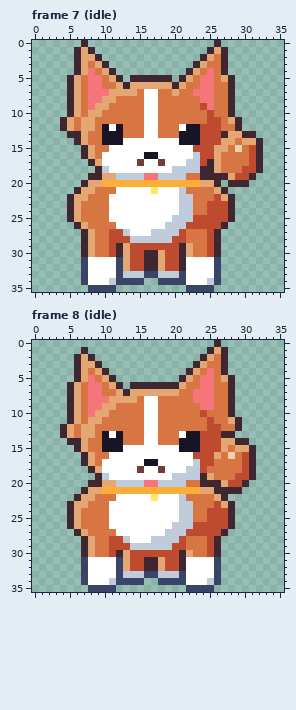
Two states of a pixel-art file, art/minis/other-dog@75.aseprite. This is how it looked before the edit.
42x42 pixels, 8 frames. Shown: frame 7 (idle), frame 8 (idle). The old version is drawn lined up with the new one, on the new canvas. The commit also changed other frames, which this record leaves out.
New version:
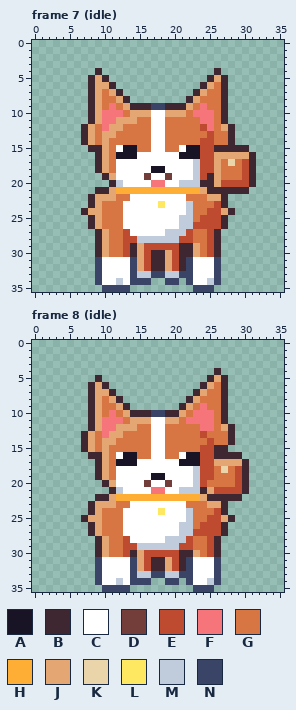
Palette (. is transparent): A #181425  B #3e2731  C #ffffff  D #733e39  E #be4a2f  F #f6757a  G #d77643  H #feae34  J #e4a672  K #ead4aa  L #fee761  M #c0cbdc  N #3a4466
What changed:
canvas 42x42 -> 36x36, the old top-left corner now at -4,-6 (the part of the old canvas that was cut away was empty and is not shown)
--- frame 7 (idle)
@@ x 0..35 @@
- 0 .......B..................B.........
- 1 ......BJB................BJB........
- 2 ......BJJB..............BJGB........
- 3 ......BJGJB............BJGGB........
- 4 ......BJFGJB..........BJGFGB........
- 5 .....BJGFFGJB.BBBBBB.BJGFFGJB.......
- 6 .....BJGFFGGJBJJJJJJBJGGFFGGB.......
- 7 .....BJGFFFJJJJGCCGGJGGFFFGGB.......
- 8 .....BJGFFJJGGGGCCGGGGGGFFGGB.......
- 9 .....BJGFJJGGGGGCCGGGGGGEFGGB.......
-10 .....BJGJJGGGGGGCCGGGGGGGEGGB.......
-11 ....BJGJJGGGGGGGCCGGGGGGGEEGJB......
-12 ....BJGJJGACAGGGCCGGGCAAEEEGGB......
-13 .....BBJGGAAAGGGCCGGGAAAEEEBJJBB....
-14 ......BJGGAAACCCCCCCCAAAEEEJJGJJB...
-15 .......BJGGCCCCCCCCCCCCEEEJJGKGEB...
-16 .......BJGCCCCCCAACCCCCMEEJGGGGEB...
-17 ........BJCCCCCDCCDCCCMMEBJGGGGEB...
-18 .........BMCCCCCCCCCMMMMBBJGGGEEB...
-19 ........BBJJMMMMFFMMMMGGBBBBJEEB....
-20 .......BJJHHHHHHHHHHHHHHJJB.BBB.....
-21 ......BJJGGGCCCCCLCCCMGGGGJB........
-22 .....BJJGGGCCCCCCCCCCMMGGGEJB.......
-23 .....BJGGGGCCCCCCCCCCMMGGEEEB.......
-24 .....BJGGGGCCCCCCCCCCMMGGEEEB.......
-25 .....BJGGGGCCCCCCCCCMMMEEEEEB.......
-26 ......BJGGGGCCCCCCCMMMEEEEEB........
-27 .......BJGGEEMCCCMMMMEGGGEB.........
-28 .......BJGGEEEMMMMMMEEGGGEB.........
-29 .......BJGGEBJEEEEEEEBJGGEB.........
-30 .......BJGGEBJEEBBJEEBJGGEB.........
-31 .......NCCCCNJEEBBJEEBCCCCN.........
-32 .......NCCCCNJEEBBJEEBCCCCN.........
-33 .......NCCCCNMMMNNMMMNCCCCN.........
-34 .......NCCCMNNNN..NNNNCCCMN.........
-35 ........NNNN..........NNNN..........
+ 0 ....................................
+ 1 ....................................
+ 2 ....................................
+ 3 ....................................
+ 4 .........B................B.........
+ 5 ........BJB..............BJB........
+ 6 ........BJJB............BJGB........
+ 7 ........BJGJB..........BJGGB........
+ 8 ........BJGGJB........BJGGGB........
+ 9 ........BJGFGJBBBNNBBBJGFGGB........
+10 ........BJFFFGJJJCCJJJGFFFGB........
+11 ........BJFFJJJGGCCGGGGGFFGB........
+12 .......BJGFJJGGGGCCGGGGGEFGJB.......
+13 .......BJGJJGGGGGCCGGGGGGEGGB.......
+14 .......BJGJGGGGGGCCGGGGGEEGGB.......
+15 ........BBJGCAAGGCCGGCAAEEBBBBB.....
+16 .........BJGAAACCCCCCAAAEEJJJJJB....
+17 .........BJGCCCCCCCCCCCMEEJGKGEB....
+18 .........BJGCCCCCAACCCCMEEJGGGEB....
+19 ..........BJCCCCDCCDCCCMEBJGGGEB....
+20 ...........BMCCCCFFCCMMMBBJEEEEB....
+21 .........BBJHHHHHHHHHHHHJBBBBBB.....
+22 ........BJJJGGCCCCCCCCGGGJJB........
+23 ........BJGGGCCCCCLCCCMGGGEB........
+24 .......BJJGGGCCCCCCCCCMGGEEJB.......
+25 ........BJGGGCCCCCCCCMMGEEEB........
+26 ........BJGGGCCCCCCCCMMEEEEB........
+27 .........BJGGECCCCCMMMEGGEB.........
+28 .........BJGGEEMMMMMMEEGGEB.........
+29 .........BJGGEBJEEEEEBBJGEB.........
+30 .........BJGGEBJEBBJEBBJGEB.........
+31 .........NCCCCNJEBBJEBNCCCN.........
+32 .........NCCCCNJEBBJEBNCCCN.........
+33 .........NCCCCNMMNNMMNNCCCN.........
+34 .........NCCMCNNN..NN.NCCMN.........
+35 ..........NNNN.........NNN..........
--- frame 8 (idle)
@@ x 0..35 @@
- 0 ..........................B.........
- 1 .......B.................BJB........
- 2 ......BJB...............BJGB........
- 3 ......BJJB.............BJGGB........
- 4 ......BJGJB...........BJGFGB........
- 5 ......BJFGJB.........BJGFFGJB.......
- 6 .....BJGFFGJB.BBBBBBBJGGFFGGB.......
- 7 .....BJGFFGGJBJJJJJJJGGFFFGGB.......
- 8 .....BJGFFFJJJJGCCGGGGGFFFGGB.......
- 9 .....BJGFFJJGGGGCCGGGGGGFFGGB.......
-10 .....BJGFJJGGGGGCCGGGGGGEGGGB.......
-11 .....BJGJJGGGGGGCCGGGGGGGEGGJB......
-12 ....BJGJJGGGGGGGCCGGGGGGGEEGGB......
-13 ....BJGJJGACAGGGCCGGGCAAEEEBB.......
-14 .....BBJGGAAAGGGCCGGGAAAEEEJJBB.....
-15 ......BJGGAAACCCCCCCCAAAEEEJGJJB....
-16 .......BJGGCCCCCCCCCCCCEEEJGKGEB....
-17 .......BJGCCCCCCAACCCCCMEEGGGGEB....
-18 ........BJCCCCCDCCDCCCMMEGGGGGEB....
-19 .........BMCCCCCCCCCMMMMBJGGGEEB....
-20 ........BBJJMMMMFFMMMMGGBBBJEEB.....
-21 .......BJJHHHHHHHHHHHHHHJJBBBB......
-22 ......BJJGGGCCCCCLCCCMGGGGJB........
-23 .....BJJGGGCCCCCCCCCCMMGGGEJB.......
-24 .....BJGGGGCCCCCCCCCCMMGGEEEB.......
-25 .....BJGGGGCCCCCCCCCCMMGGEEEB.......
-26 .....BJGGGGCCCCCCCCCMMMEEEEEB.......
-27 ......BJGGGGCCCCCCCMMMEEEEEB........
-28 .......BJGGEEMCCCMMMMEGGGEB.........
-29 .......BJGGEEEMMMMMMEEGGGEB.........
-30 .......BJGGEBJEEEEEEEBJGGEB.........
-31 .......NCCCCNJEEBBJEEBCCCCN.........
-32 .......NCCCCNJEEBBJEEBCCCCN.........
-33 .......NCCCCNMMMNNMMMNCCCCN.........
-34 .......NCCCMNNNN..NNNNCCCMN.........
-35 ........NNNN..........NNNN..........
+ 0 ....................................
+ 1 ....................................
+ 2 ....................................
+ 3 ....................................
+ 4 ..........................B.........
+ 5 .........B...............BJB........
+ 6 ........BJB.............BJGB........
+ 7 ........BJJB...........BJGGB........
+ 8 ........BJGJB.........BJGGGB........
+ 9 ........BJGGJB.......BJGFGGB........
+10 ........BJGFGJBBBNNBBJGFFFGB........
+11 ........BJFFFGJJJCCJJGFFFFGB........
+12 ........BJFFJJJGGCCGGGGGFFGJB.......
+13 .......BJGFJJGGGGCCGGGGGEGGGB.......
+14 .......BJGJJGGGGGCCGGGGGGEGGB.......
+15 .......BJGJGGGGGGCCGGGGGEEBB........
+16 ........BBJGCAAGGCCGGCAAEEBBBB......
+17 .........BJGAAACCCCCCAAAEEJJJJB.....
+18 .........BJGCCCCCCCCCCCMEEGKGEB.....
+19 .........BJGCCCCCAACCCCMEEGGGEB.....
+20 ..........BJCCCCDCCDCCCMEGGGGEB.....
+21 ...........BMCCCCFFCCMMMBJEEEEB.....
+22 .........BBJHHHHHHHHHHHHJBBBBB......
+23 ........BJJJGGCCCCCCCCGGGJJB........
+24 ........BJGGGCCCCCLCCCMGGGEB........
+25 .......BJJGGGCCCCCCCCCMGGEEJB.......
+26 ........BJGGGCCCCCCCCMMGEEEB........
+27 ........BJGGGCCCCCCCCMMEEEEB........
+28 .........BJGGECCCCCMMMEGGEB.........
+29 .........BJGGEEMMMMMMEEGGEB.........
+30 .........BJGGEBJEEEEEBBJGEB.........
+31 .........NCCCCNJEBBJEBNCCCN.........
+32 .........NCCCCNJEBBJEBNCCCN.........
+33 .........NCCCCNMMNNMMNNCCCN.........
+34 .........NCCMCNNN..NN.NCCMN.........
+35 ..........NNNN.........NNN..........
Boxes around the changes in both pictures, in picture pixels (x1, y1, x2, y2):
changed: (60, 40, 263, 292)
changed: (60, 340, 256, 592)
